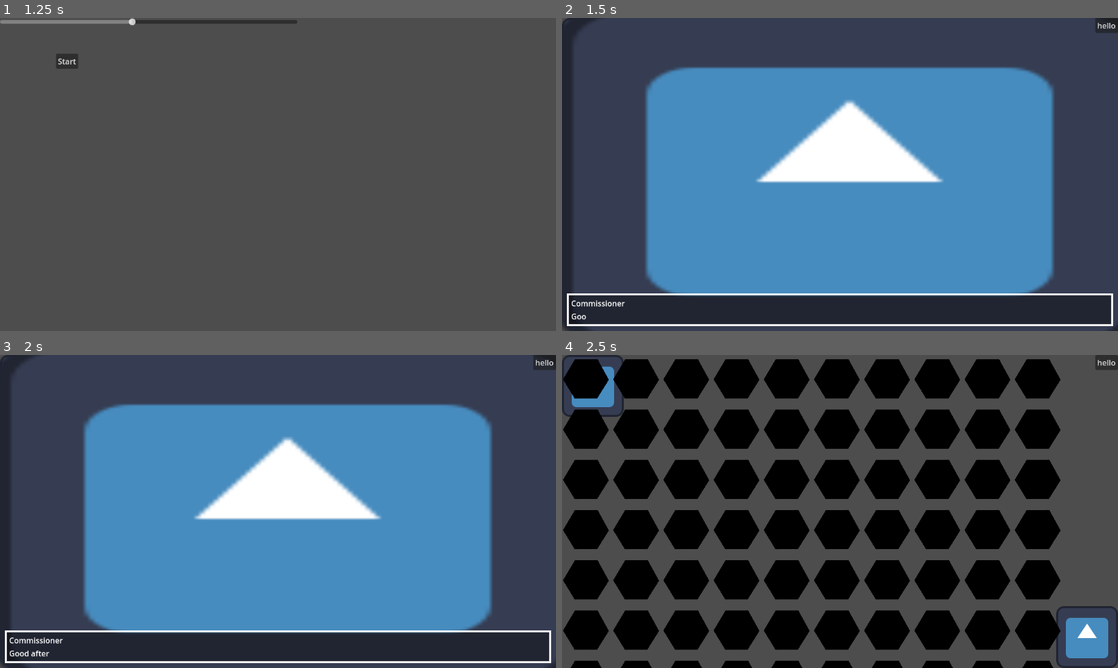
Above: before the commit, frames 1-4 (two rows, left to right).
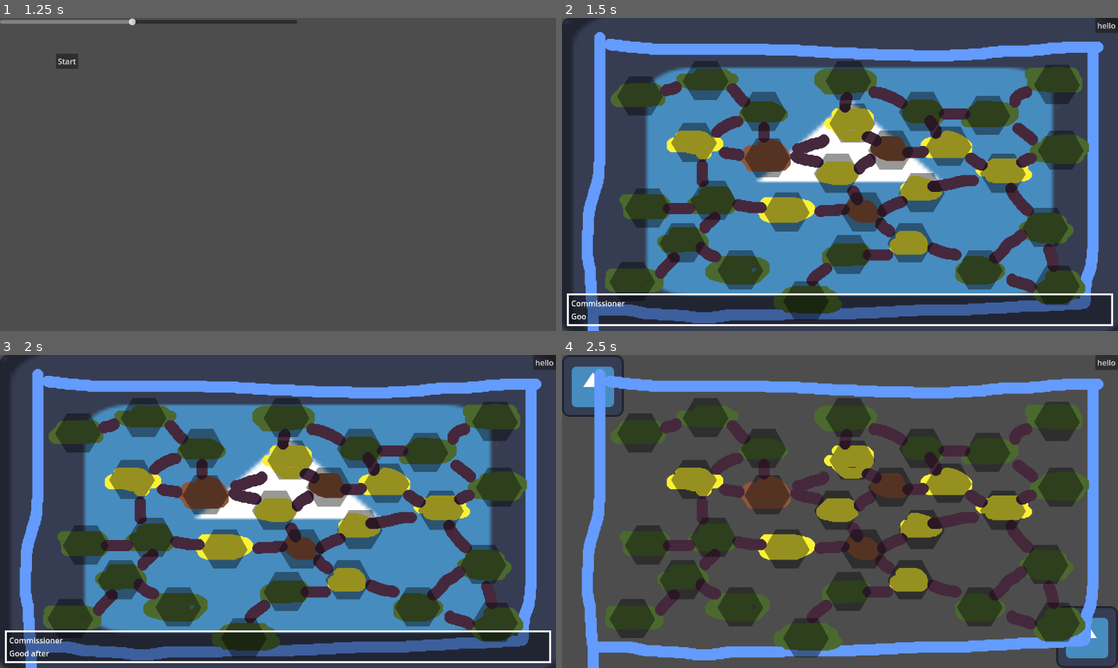
Above: after the commit, the same moments.

Repository: IsaacWalters256/BumblingGnomes
Game: Godot game, scene res://NC/main_main_node.tscn
Same seed, same stepped clock (60 frames per second), same inputs: the game is played once before the commit and once after it. The engine's default icon, where the game draws it, is replaced by a stand-in: a white triangle on a blue panel in a dark square.
Inputs:
- Up to frame 1 (1.25 s): click "New Game" at 0.5 s
- Up to frame 2 (1.5 s): click "Start" at 1.25 s
- Up to frame 3 (2 s): no input
- Up to frame 4 (2.5 s): tap Enter at 2, 2.1 s

Frame 1 is identical in both runs. In frame 2, 40% of the frame differs, in the area x 3-98%, y 4-100%; in frame 3, 40%; in frame 4, 67%, in the area x 0-98%, y 1-100%.

Commit message:
start on working overead map

Diff:
--- /dev/null
+++ b/NC/Maps/map_0.tscn
@@ -0,0 +1,258 @@
+[gd_scene load_steps=3 format=3 uid="uid://cqekkmf3q8efn"]
+
+[ext_resource type="Texture2D" uid="uid://c4py1vau33ij1" path="res://Art/Map1.png" id="1_e7cx4"]
+[ext_resource type="PackedScene" uid="uid://7s8vxwiwnuy2" path="res://NC/map_tile.tscn" id="2_wmeyt"]
+
+[node name="Map0" type="Node"]
+
+[node name="Sprite2D" type="Sprite2D" parent="."]
+texture = ExtResource("1_e7cx4")
+centered = false
+
+[node name="Tiles" type="Node" parent="."]
+
+[node name="TopLeftPenEnd" parent="Tiles" node_paths=PackedStringArray("connected1") instance=ExtResource("2_wmeyt")]
+offset_left = 112.0
+offset_top = 112.0
+offset_right = 212.0
+offset_bottom = 212.0
+connected1 = NodePath("../TopLeftPenMid")
+
+[node name="TopLeftPenMid" parent="Tiles" node_paths=PackedStringArray("connected1", "connected2") instance=ExtResource("2_wmeyt")]
+offset_left = 248.0
+offset_top = 80.0
+offset_right = 348.0
+offset_bottom = 180.0
+connected1 = NodePath("../TopLeftPenEnd")
+connected2 = NodePath("../TopLeftPenStart")
+
+[node name="TopLeftPenStart" parent="Tiles" node_paths=PackedStringArray("connected1", "connected2", "connected3") instance=ExtResource("2_wmeyt")]
+offset_left = 368.0
+offset_top = 144.0
+offset_right = 468.0
+offset_bottom = 244.0
+connected1 = NodePath("../TopLeftPenMid")
+connected2 = NodePath("../LeftFarms")
+connected3 = NodePath("../Onionopolos")
+
+[node name="LeftFarms" parent="Tiles" node_paths=PackedStringArray("connected1", "connected2", "connected3") instance=ExtResource("2_wmeyt")]
+offset_left = 224.0
+offset_top = 208.0
+offset_right = 324.0
+offset_bottom = 308.0
+connected1 = NodePath("../TopLeftPenStart")
+connected2 = NodePath("../Onionopolos")
+connected3 = NodePath("../XTR")
+
+[node name="Onionopolos" parent="Tiles" node_paths=PackedStringArray("connected1", "connected2", "connected3", "connected4") instance=ExtResource("2_wmeyt")]
+offset_left = 376.0
+offset_top = 240.0
+offset_right = 476.0
+offset_bottom = 340.0
+connected1 = NodePath("../TopLeftPenStart")
+connected2 = NodePath("../LeftFarms")
+connected3 = NodePath("../MidFarm")
+connected4 = NodePath("../UpFarm")
+
+[node name="XTR" parent="Tiles" node_paths=PackedStringArray("connected1", "connected2", "connected3", "connected4") instance=ExtResource("2_wmeyt")]
+offset_left = 264.0
+offset_top = 328.0
+offset_right = 364.0
+offset_bottom = 428.0
+connected1 = NodePath("../LeftFarms")
+connected2 = NodePath("../BLFarm")
+connected3 = NodePath("../XTL")
+connected4 = NodePath("../XMID")
+
+[node name="XTL" parent="Tiles" node_paths=PackedStringArray("connected1") instance=ExtResource("2_wmeyt")]
+offset_left = 128.0
+offset_top = 344.0
+offset_right = 228.0
+offset_bottom = 444.0
+connected1 = NodePath("../XTR")
+
+[node name="XBL" parent="Tiles" node_paths=PackedStringArray("connected1") instance=ExtResource("2_wmeyt")]
+offset_left = 96.0
+offset_top = 496.0
+offset_right = 196.0
+offset_bottom = 596.0
+connected1 = NodePath("../XMID")
+
+[node name="XMID" parent="Tiles" node_paths=PackedStringArray("connected1", "connected2", "connected3") instance=ExtResource("2_wmeyt")]
+offset_left = 200.0
+offset_top = 416.0
+offset_right = 300.0
+offset_bottom = 516.0
+connected1 = NodePath("../XTR")
+connected2 = NodePath("../XBL")
+connected3 = NodePath("../XBR")
+
+[node name="XBR" parent="Tiles" node_paths=PackedStringArray("connected1") instance=ExtResource("2_wmeyt")]
+offset_left = 320.0
+offset_top = 472.0
+offset_right = 420.0
+offset_bottom = 572.0
+connected1 = NodePath("../XMID")
+
+[node name="BLFarm" parent="Tiles" node_paths=PackedStringArray("connected1", "connected2") instance=ExtResource("2_wmeyt")]
+offset_left = 416.0
+offset_top = 352.0
+offset_right = 516.0
+offset_bottom = 452.0
+connected1 = NodePath("../XTR")
+connected2 = NodePath("../Beatsburge")
+
+[node name="BotForest" parent="Tiles" node_paths=PackedStringArray("connected1") instance=ExtResource("2_wmeyt")]
+offset_left = 456.0
+offset_top = 536.0
+offset_right = 556.0
+offset_bottom = 636.0
+connected1 = NodePath("../BotForestConnect")
+
+[node name="BotForestConnect" parent="Tiles" node_paths=PackedStringArray("connected1", "connected2") instance=ExtResource("2_wmeyt")]
+offset_left = 544.0
+offset_top = 440.0
+offset_right = 644.0
+offset_bottom = 540.0
+connected1 = NodePath("../BotForest")
+connected2 = NodePath("../BotFarm")
+
+[node name="BotFarm" parent="Tiles" node_paths=PackedStringArray("connected1", "connected2", "connected3") instance=ExtResource("2_wmeyt")]
+offset_left = 672.0
+offset_top = 416.0
+offset_right = 772.0
+offset_bottom = 516.0
+connected1 = NodePath("../BotForestConnect")
+connected2 = NodePath("../Beatsburge")
+connected3 = NodePath("../TriLeft")
+
+[node name="TriLeft" parent="Tiles" node_paths=PackedStringArray("connected1", "connected2", "connected3") instance=ExtResource("2_wmeyt")]
+offset_left = 816.0
+offset_top = 472.0
+offset_right = 916.0
+offset_bottom = 572.0
+connected1 = NodePath("../BotFarm")
+connected2 = NodePath("../TriBR")
+connected3 = NodePath("../TriUp")
+
+[node name="TriBR" parent="Tiles" node_paths=PackedStringArray("connected1", "connected2") instance=ExtResource("2_wmeyt")]
+offset_left = 976.0
+offset_top = 504.0
+offset_right = 1076.0
+offset_bottom = 604.0
+connected1 = NodePath("../TriLeft")
+connected2 = NodePath("../TriUp")
+
+[node name="TriUp" parent="Tiles" node_paths=PackedStringArray("connected1", "connected2", "connected3") instance=ExtResource("2_wmeyt")]
+offset_left = 952.0
+offset_top = 384.0
+offset_right = 1052.0
+offset_bottom = 484.0
+connected1 = NodePath("../TriLeft")
+connected2 = NodePath("../TriBR")
+connected3 = NodePath("../RightFarm")
+
+[node name="RightFarm" parent="Tiles" node_paths=PackedStringArray("connected1", "connected2", "connected3", "connected4") instance=ExtResource("2_wmeyt")]
+offset_left = 864.0
+offset_top = 272.0
+offset_right = 964.0
+offset_bottom = 372.0
+connected1 = NodePath("../TriUp")
+connected2 = NodePath("../SandwichFarm")
+connected3 = NodePath("../SomeFarm")
+connected4 = NodePath("../YBot")
+
+[node name="SandwichFarm" parent="Tiles" node_paths=PackedStringArray("connected1", "connected2") instance=ExtResource("2_wmeyt")]
+offset_left = 696.0
+offset_top = 312.0
+offset_right = 796.0
+offset_bottom = 412.0
+connected1 = NodePath("../RightFarm")
+connected2 = NodePath("../Beatsburge")
+
+[node name="Beatsburge" parent="Tiles" node_paths=PackedStringArray("connected1", "connected2", "connected3", "connected4") instance=ExtResource("2_wmeyt")]
+offset_left = 576.0
+offset_top = 352.0
+offset_right = 676.0
+offset_bottom = 452.0
+connected1 = NodePath("../BLFarm")
+connected2 = NodePath("../SandwichFarm")
+connected3 = NodePath("../BotFarm")
+connected4 = NodePath("../MidFarm")
+
+[node name="MidFarm" parent="Tiles" node_paths=PackedStringArray("connected1", "connected2", "connected3") instance=ExtResource("2_wmeyt")]
+offset_left = 520.0
+offset_top = 272.0
+offset_right = 620.0
+offset_bottom = 372.0
+connected1 = NodePath("../Onionopolos")
+connected2 = NodePath("../Beatsburge")
+connected3 = NodePath("../Raddishton")
+
+[node name="Raddishton" parent="Tiles" node_paths=PackedStringArray("connected1", "connected2", "connected3") instance=ExtResource("2_wmeyt")]
+offset_left = 632.0
+offset_top = 224.0
+offset_right = 732.0
+offset_bottom = 324.0
+connected1 = NodePath("../MidFarm")
+connected2 = NodePath("../SomeFarm")
+connected3 = NodePath("../UpFarm")
+
+[node name="UpFarm" parent="Tiles" node_paths=PackedStringArray("connected1", "connected2", "connected3") instance=ExtResource("2_wmeyt")]
+offset_left = 552.0
+offset_top = 168.0
+offset_right = 652.0
+offset_bottom = 268.0
+connected1 = NodePath("../Onionopolos")
+connected2 = NodePath("../Raddishton")
+connected3 = NodePath("../UpForest")
+
+[node name="UpForest" parent="Tiles" node_paths=PackedStringArray("connected1", "connected2") instance=ExtResource("2_wmeyt")]
+offset_left = 544.0
+offset_top = 80.0
+offset_right = 644.0
+offset_bottom = 180.0
+connected1 = NodePath("../UpFarm")
+connected2 = NodePath("../IDK")
+
+[node name="IDK" parent="Tiles" node_paths=PackedStringArray("connected1", "connected2", "connected3") instance=ExtResource("2_wmeyt")]
+offset_left = 696.0
+offset_top = 144.0
+offset_right = 796.0
+offset_bottom = 244.0
+connected1 = NodePath("../UpForest")
+connected2 = NodePath("../YConnect")
+connected3 = NodePath("../SomeFarm")
+
+[node name="SomeFarm" parent="Tiles" node_paths=PackedStringArray("connected1", "connected2", "connected3") instance=ExtResource("2_wmeyt")]
+offset_left = 752.0
+offset_top = 216.0
+offset_right = 852.0
+offset_bottom = 316.0
+connected1 = NodePath("../Raddishton")
+connected2 = NodePath("../IDK")
+connected3 = NodePath("../RightFarm")
+
+[node name="YConnect" parent="Tiles" node_paths=PackedStringArray("connected1", "connected2", "connected3") instance=ExtResource("2_wmeyt")]
+offset_left = 832.0
+offset_top = 152.0
+offset_right = 932.0
+offset_bottom = 252.0
+connected1 = NodePath("../IDK")
+connected2 = NodePath("../YTop")
+connected3 = NodePath("../YBot")
+
+[node name="YTop" parent="Tiles" node_paths=PackedStringArray("connected1") instance=ExtResource("2_wmeyt")]
+offset_left = 976.0
+offset_top = 88.0
+offset_right = 1076.0
+offset_bottom = 188.0
+connected1 = NodePath("../YConnect")
+
+[node name="YBot" parent="Tiles" node_paths=PackedStringArray("connected1", "connected2") instance=ExtResource("2_wmeyt")]
+offset_left = 984.0
+offset_top = 224.0
+offset_right = 1084.0
+offset_bottom = 324.0
+connected1 = NodePath("../YConnect")
+connected2 = NodePath("../RightFarm")
--- a/NC/map_screen.gd
+++ b/NC/map_screen.gd
@@ -1,20 +1,20 @@
-extends CanvasLayer
+extends Node2D
 
 #we probably want all this to be control nodes actually for easier movement
 
 var map_tiles = []
 
 func start(map_data):
-	for c in 10:
-		var h_box = HBoxContainer.new()
-		get_node("VBoxContainer").add_child(h_box)
-		map_tiles.append([])
-		for r in 10:
-			var new_tile = load("res://NC/map_tile.tscn").instantiate()
-			h_box.add_child(new_tile)
-			map_tiles[c].append(new_tile)
-
-
+	for mpt in get_node("Map0/Tiles").get_children():
+		mpt.start()
+	#for c in 10:
+		#var h_box = HBoxContainer.new()
+		#get_node("VBoxContainer").add_child(h_box)
+		#map_tiles.append([])
+		#for r in 10:
+			#var new_tile = load("res://NC/map_tile.tscn").instantiate()
+			#h_box.add_child(new_tile)
+			#map_tiles[c].append(new_tile)
 
 
 func new_inst():
--- a/NC/map_screen.tscn
+++ b/NC/map_screen.tscn
@@ -1,13 +1,12 @@
-[gd_scene load_steps=3 format=3 uid="uid://cekh08i3j7pct"]
+[gd_scene load_steps=4 format=3 uid="uid://cekh08i3j7pct"]
 
 [ext_resource type="Script" uid="uid://c14xoqubqs57w" path="res://NC/map_screen.gd" id="1_d3r6u"]
 [ext_resource type="PackedScene" uid="uid://c7y3v7iv0cauh" path="res://NC/Menues/map_sidebar.tscn" id="2_gyvwj"]
+[ext_resource type="PackedScene" uid="uid://cqekkmf3q8efn" path="res://NC/Maps/map_0.tscn" id="3_gyvwj"]
 
-[node name="MapScreen" type="CanvasLayer"]
+[node name="MapScreen" type="Node2D"]
 script = ExtResource("1_d3r6u")
 
 [node name="MapSidebar" parent="." instance=ExtResource("2_gyvwj")]
 
-[node name="VBoxContainer" type="VBoxContainer" parent="."]
-offset_right = 40.0
-offset_bottom = 40.0
+[node name="Map0" parent="." instance=ExtResource("3_gyvwj")]
--- a/NC/map_tile.tscn
+++ b/NC/map_tile.tscn
@@ -4,6 +4,7 @@
 [ext_resource type="Texture2D" uid="uid://ctcd8f7uymp4m" path="res://Art/Hexagon.png" id="2_td4w7"]
 
 [node name="MapTile" type="TextureButton"]
+modulate = Color(1, 1, 1, 0.403922)
 offset_right = 8.0
 offset_bottom = 8.0
 texture_normal = ExtResource("2_td4w7")
--- a/map_tile.gd
+++ b/map_tile.gd
@@ -1,19 +1,34 @@
 extends TextureButton
 
 #have all this tiles data in here honestly
-@export var id_loc = [0,0]
+
 @export var type = "forest"
 
-func start(type_x,structures=[]):
-	get_node("Hexagon/Button").text = type
-	if type == "city":
-		get_node("Hexagon/Background").modulate = Color(1,1,0.25)
-	elif type == "farm":
-		get_node("Hexagon/Background").modulate = Color(0,0.75,1)
-	elif type == "forest":
-		get_node("Hexagon/Background").modulate = Color(0.05,1,0.25)
+@export var connected1 = TextureButton
+@export var connected2 = TextureButton
+@export var connected3 = TextureButton
+@export var connected4 = TextureButton
+var connected_list = []
+
+
+func start():
+	if "type" in connected1:
+		connected_list.append(connected1)
+	if "type" in connected2:
+		connected_list.append(connected2)
+	if "type" in connected3:
+		connected_list.append(connected3)
+	if "type" in connected4:
+		connected_list.append(connected4)
+	#self.text = type
+	#if type == "city":
+		#get_node("Hexagon/Background").modulate = Color(1,1,0.25)
+	#elif type == "farm":
+		#get_node("Hexagon/Background").modulate = Color(0,0.75,1)
+	#elif type == "forest":
+		#get_node("Hexagon/Background").modulate = Color(0.05,1,0.25)
 
 
 
 func _on_pressed() -> void:
-	get_parent().map_tile_pressed(id_loc)#forget this just bring the ui up ourselfs
+	print(connected_list)#get_parent().map_tile_pressed(id_loc)#forget this just bring the ui up ourselfs
Binary file added: Art/Gnome7.aseprite
Binary file added: Art/Map1.aseprite
Binary file added: Art/Map1.png
Not shown, added: Art/Map1.png.import
